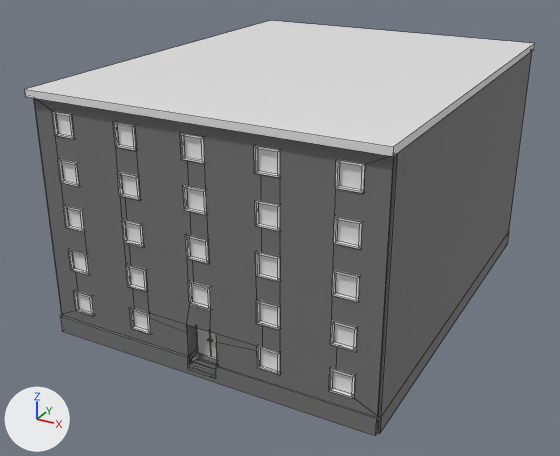
One commit to the FBX model OSB3D/Assets/Prefabs/Import/Buildings/BR20_F05_01.fbx: the scene before it, then after it.
The view is the same before and after, from a 50 mm camera at (17.8, -80.8, 23.8) aimed at (-3.6, -42.0, 4.4). Arrows for +X, +Y and +Z are at lower left; the lights stay in place. Mesh edges are drawn as thin lines.

The first picture shows 'BR20_F05_01'.
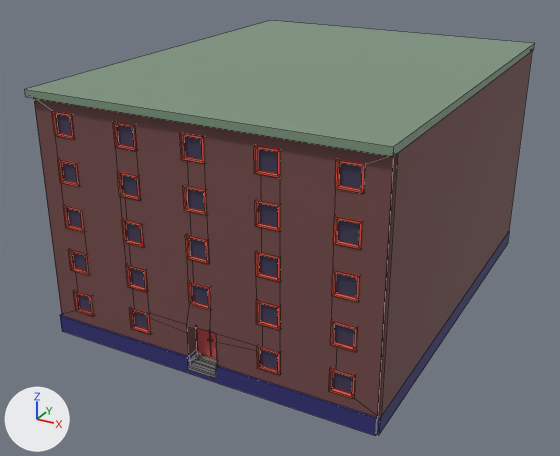
Where the change shows, as pixel boxes [x1, y1, x2, y2] in the pictures (560 x 456 px):
'BR20_F05_01', recoloured (grey to brown): [25, 21, 535, 436] in both

Patch to the scene script:
```diff
--- a/OSB3D/Assets/Prefabs/Import/Buildings/BR20_F05_01.fbx.py
+++ b/OSB3D/Assets/Prefabs/Import/Buildings/BR20_F05_01.fbx.py
@@ mat_slab_004 @@
 mat_slab_004 = principled_material('Slab.004')
-mat_slab_004.base_color = (0.168, 0.168, 0.168)  # grey #727272
+mat_slab_004.base_color = (0.0266, 0.0244, 0.168)  # dark blue #2d2b72
 mat_slab_004.roughness = 0.701
@@ mat_roof_004 @@
 mat_roof_004 = principled_material('Roof.004')
-mat_roof_004.base_color = (0.8, 0.8, 0.8)  # white #e7e7e7
+mat_roof_004.base_color = (0.197, 0.299, 0.201)  # green #7b957c
 mat_roof_004.roughness = 0.4
@@ mat_facade_004 @@
 mat_facade_004 = principled_material('Facade.004')
-mat_facade_004.base_color = (0.168, 0.168, 0.168)  # grey #727272
+mat_facade_004.base_color = (0.168, 0.0656, 0.0646)  # brown #724848
 mat_facade_004.roughness = 0.701
@@ mat_frame_004 @@
 mat_frame_004 = principled_material('Frame.004')
-mat_frame_004.base_color = (0.8, 0.8, 0.8)  # white #e7e7e7
+mat_frame_004.base_color = (0.8, 0.0892, 0.0409)  # red #e75439
@@ mat_doorpanel_004 @@
 mat_doorpanel_004 = principled_material('DoorPanel.004')
-mat_doorpanel_004.base_color = (0.8, 0.8, 0.8)  # white #e7e7e7
+mat_doorpanel_004.base_color = (0.8, 0.131, 0.141)  # red #e76569
 mat_doorpanel_004.metallic = 0.5
@@ mat_windowglass_004 @@
 mat_windowglass_004 = principled_material('WindowGlass.004')
-mat_windowglass_004.base_color = (0.8, 0.8, 0.8)  # white #e7e7e7
+mat_windowglass_004.base_color = (0.0482, 0.0435, 0.0985)  # dark blue #3e3b58
 mat_windowglass_004.roughness = 0.4
```
